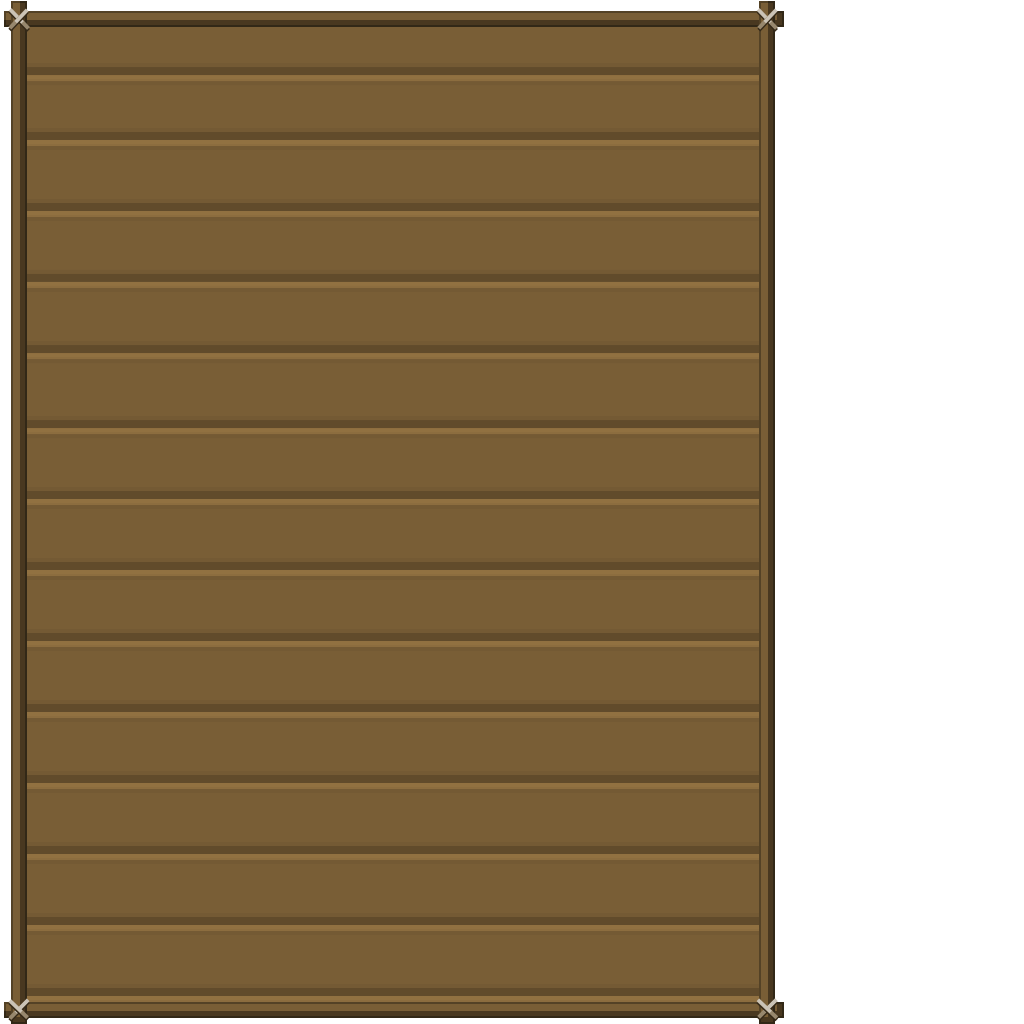
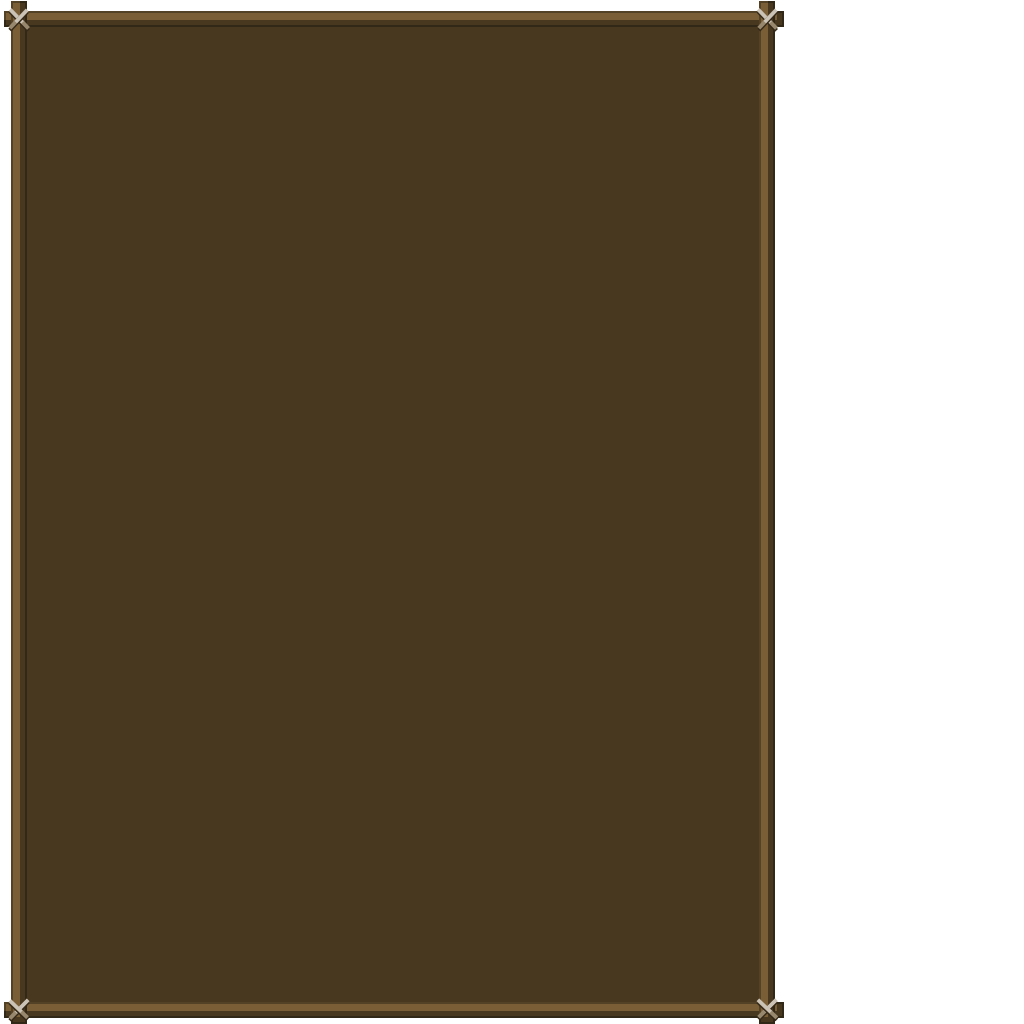
Comparing the layer stacks of the two (1024, 1024) images. Changes:
removed layer "Forme 10 copie 8" (was overlay, 20%) from group "inventory" over [27, 67, 759, 1002]
painted on "Forme 340" over [27, 27, 759, 1002]
